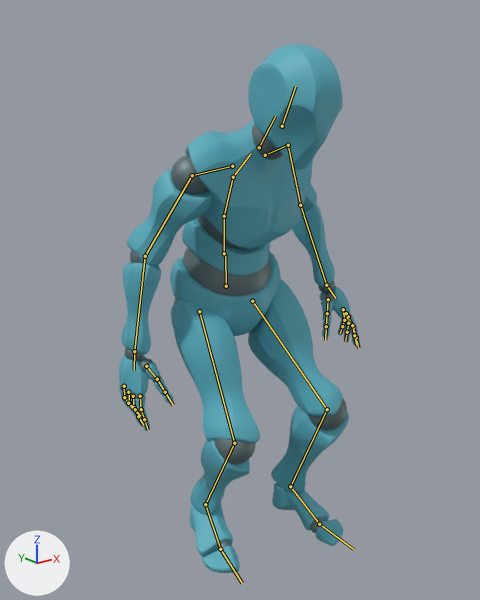
A saved change to the glTF model assets/models/character_default.glb.
Camera for both pictures: a 50 mm camera at (-1.194, -1.548, 1.412) aimed at (-0.017, -0.077, 0.824). The axes (+X, +Y, +Z) are drawn at lower left. The lights are the same throughout. Both versions are drawn at frame 14 of the action 'fall_land'; the numbers are the values there. The bones that bend it are drawn over the model as lines.

Names of what the first picture shows: 'alpha_joints', 'alpha_surface'.
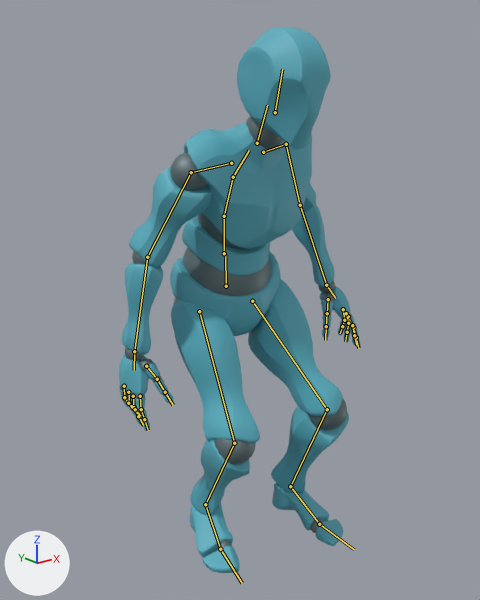
Edits to the bpy script that builds the scene:
```text
Change bone_mixamorig_spine2:
    where bone_mixamorig_spine2 = bpy.data.objects['default_rig'].pose.bones['mixamorig:Spine2']  # child of 'mixamorig:Spine1'
    bone_mixamorig_spine2.rotation_quaternion: (0.986, 0.158, 0.056, 0.011) -> (0.992, 0.108, 0.06, 0.005)  # degrees (18, 6, 2) -> degrees (13, 7, 1)
Change bone_mixamorig_neck:
    where bone_mixamorig_neck = bpy.data.objects['default_rig'].pose.bones['mixamorig:Neck']  # child of 'mixamorig:Spine2'
    bone_mixamorig_neck.rotation_quaternion: (0.995, -0.093, -0.043, -0.016) -> (0.986, -0.162, -0.038, -0.024)  # degrees (-11, -5, -1) -> degrees (-19, -5, -2)
Change bone_mixamorig_leftarm:
    where bone_mixamorig_leftarm = bpy.data.objects['default_rig'].pose.bones['mixamorig:LeftArm']  # child of 'mixamorig:LeftShoulder'
    bone_mixamorig_leftarm.rotation_quaternion: (0.899, 0.374, 0.005, 0.225) -> (0.9, 0.377, 0.043, 0.212)  # degrees (43, -9, 24) -> degrees (44, -5, 25)
Change bone_mixamorig_rightarm:
    where bone_mixamorig_rightarm = bpy.data.objects['default_rig'].pose.bones['mixamorig:RightArm']  # child of 'mixamorig:RightShoulder'
    bone_mixamorig_rightarm.rotation_quaternion: (0.81, 0.553, 0.193, -0.03) -> (0.81, 0.56, 0.172, -0.021)  # degrees (70, 20, 10) -> degrees (71, 18, 10)
Change bone_mixamorig_rightforearm:
    where bone_mixamorig_rightforearm = bpy.data.objects['default_rig'].pose.bones['mixamorig:RightForeArm']  # child of 'mixamorig:RightArm'
    bone_mixamorig_rightforearm.rotation_quaternion: (0.966, 0.0, 0.0, -0.259) -> (0.977, 0.0, 0.0, -0.212)  # degrees (0, 0, -30) -> degrees (0, 0, -25)
```

Where the change shows, as pixel boxes (x1, y1, x2, y2) in the pictures (480 x 600 px):
'alpha_surface', posed: before (119, 44, 361, 573); after (119, 27, 361, 573)
'alpha_joints', posed: before (119, 124, 359, 550); after (119, 116, 359, 550)
bone 'mixamorig:Spine2', root to tip: before (233, 177) to (250, 154); after (233, 177) to (249, 150)
bone 'mixamorig:Neck', root to tip: before (259, 147) to (275, 116); after (257, 143) to (267, 105)
bone 'mixamorig:LeftArm', root to tip: before (288, 145) to (300, 205); after (286, 144) to (300, 205)
bone 'mixamorig:RightArm', root to tip: before (192, 175) to (145, 256); after (191, 172) to (147, 257)
bone 'mixamorig:RightForeArm', root to tip: before (145, 256) to (134, 351); after (147, 257) to (134, 351)
